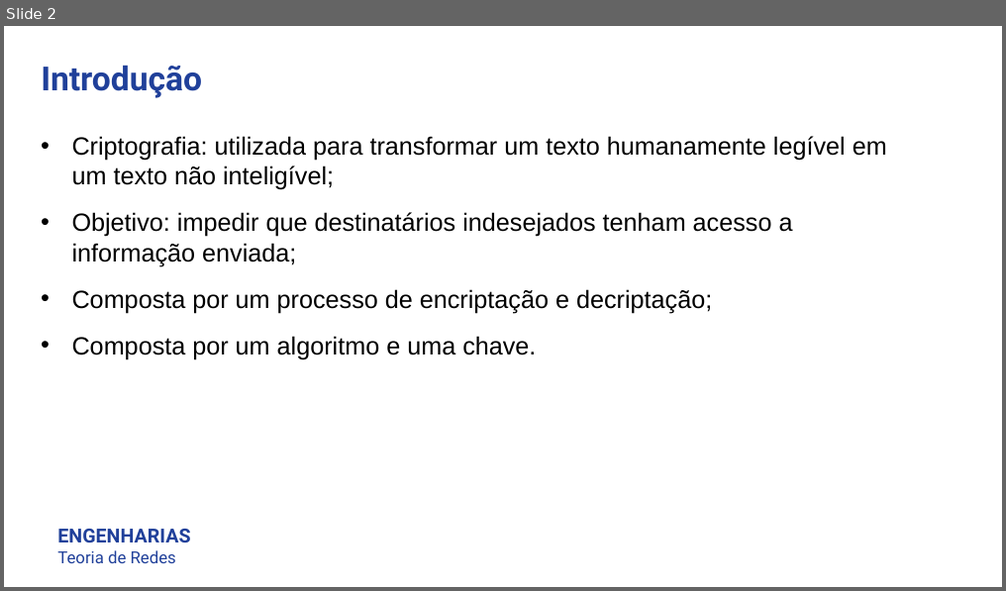
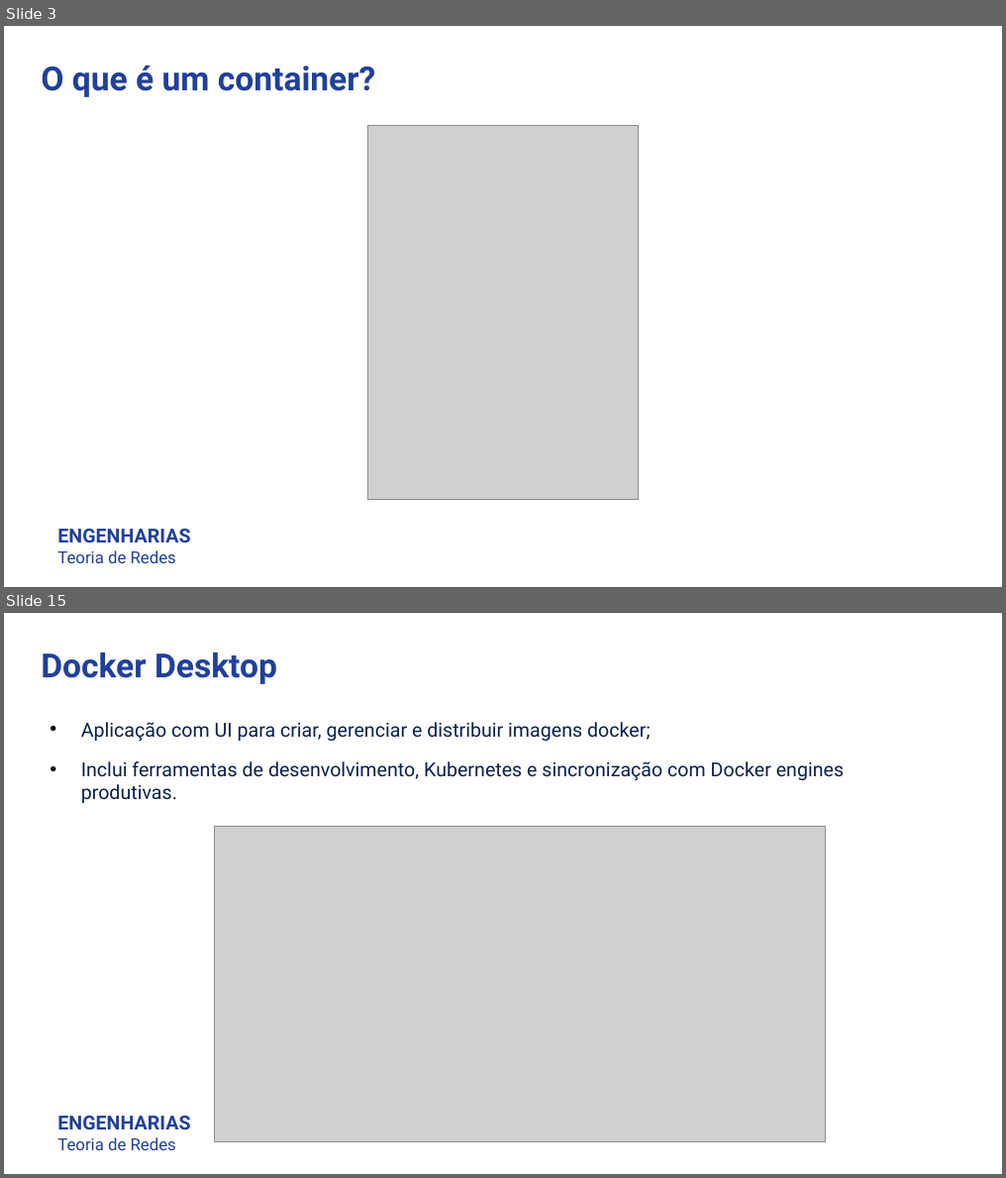
Before and after one commit to luisfelipe998/docker-demo, a slide deck: LuisFelipeBorsoi_LuizFelipeFlores_TGB.pptx. Shown one above the other, each under a label of ours: slide 2 before the commit, slides 3 and 15 after it; the slides between them are not shown. The pictures are 1006x591 and 1006x1178 pixels, drawn with LibreOffice and Linux fonts; fonts in the diff are those of the drawing; grey boxes stand for pictures. Boxes give left, top, right and bottom in pixels: in the first picture for what was removed or moved away, otherwise in the second. Text is boxed around its words. In the diff, an @@ line names an element or a change of style, - is before the commit and + after.

Commit message:
adjut ppt. Adjust docker-compose

```diff
--- a/LuisFelipeBorsoi_LuizFelipeFlores_TGB.pptx
+++ b/LuisFelipeBorsoi_LuizFelipeFlores_TGB.pptx
@@ slide 15 added at [4, 613, 1002, 1174], background #FFFFFF @@
@@ text added at [41, 652, 277, 684], 24 pt, text #20409A, bold @@
+Docker Desktop
@@ text added at [81, 722, 844, 803], 14 pt, text #0B214A @@
+• Aplicação com UI para criar, gerenciar e distribuir imagens docker;
+• Inclui ferramentas de desenvolvimento, Kubernetes e sincronização com Docker engines produtivas.
@@ picture added at [215, 827, 826, 1142] @@
@@ text added at [57, 1116, 190, 1151], 12 pt, text #20409A @@
+ENGENHARIAS
+Teoria de Redes
@@ what was slide 2 is now slide 3 @@
@@ slide 3 changed as well @@
@@ text at [41, 65, 376, 97]: text changed @@
-Introdução
+O que é um container?
@@ text removed at [72, 136, 887, 360] @@
-• Criptografia: utilizada para transformar um texto humanamente legível em um texto não inteligível;
-• Objetivo: impedir que destinatários indesejados tenham acesso a informação enviada;
-• Composta por um processo de encriptação e decriptação;
-• Composta por um algoritmo e uma chave.
@@ picture added at [368, 126, 639, 500] @@
```
Also in this commit, not shown: 2 other slides changed, 25 other slides added, 4 other files.
